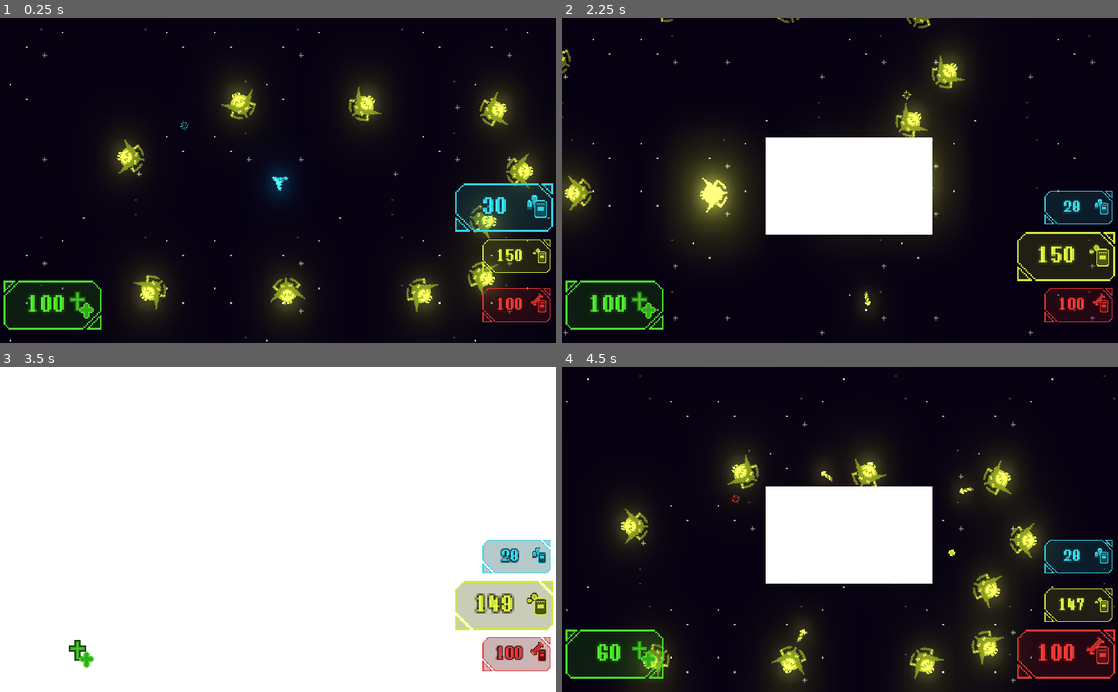
Above: before the commit, frames 1-4 (two rows, left to right).
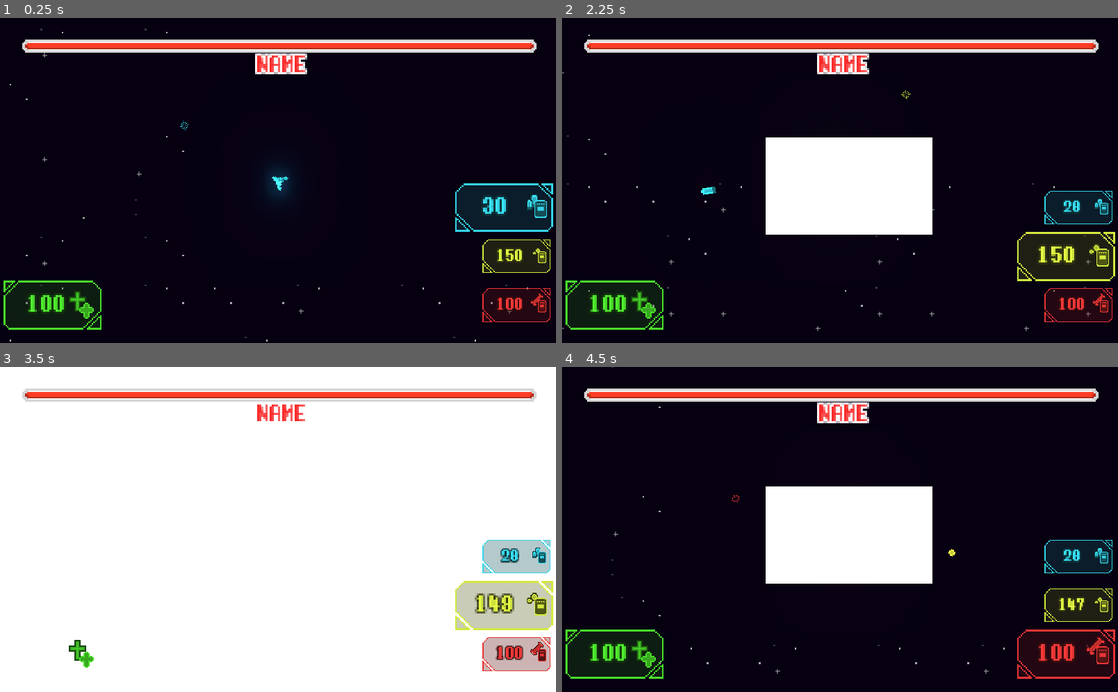
Above: after the commit, the same moments.

Repository: NxKuma/sample
Game: Godot game, scene res://Player/Debug.tscn
Two runs of this game, one before a commit and one after it. Both use one fixed random seed, a clock stepped at 60 frames per second and the inputs below.
Inputs (mouse positions are in pixels of both pictures, inside the frame that each line leads up to):
- Up to frame 1 (0.25 s): no input
- Up to frame 2 (2.25 s): tap Enter at 0.5 s; move the mouse to (962, 164) at 0.52 s; hold D (ui_right) 0.53-1.28 s; tap Shift (Boost) at 0.6 s; click (962, 164) at 0.67 s; move the mouse to (728, 196) at 1.27 s; hold Down (ui_down) 1.28-2.03 s; tap Space (shoot) at 1.35, 2 s; move the mouse to (895, 109) at 2.02 s; hold D (ui_right) from 2.03 s (still down); tap Tab (swap) at 2.1 s
- Up to frame 3 (3.5 s): move the mouse to (250, 594) at 2.77 s; release D (ui_right) at 2.78 s; hold Up (ui_up) from 2.78 s (still down); tap Shift (Boost) at 2.85 s; click (250, 594) at 2.92 s
- Up to frame 4 (4.5 s): move the mouse to (1006, 578) at 3.52 s; release Up (ui_up) at 3.53 s; hold Space (shoot) 3.53-4.28 s; hold Left (ui_left) from 3.53 s (still down); tap Enter at 4.25 s; move the mouse to (673, 480) at 4.27 s; tap Tab (swap) at 4.35 s

The runs differ from the first frame. In frame 1, 12% of the frame differs, in the area x 4-99%, y 3-94%; in frame 2, 13%; in frame 3, 3.2%; in frame 4, 14%, in the area x 0-100%, y 0-100%.
Error after the commit: Invalid get index '0' (on base: 'Array'). (res://Enemy_Base.gd:23)

Commit message:
Changed Something

Diff:
--- a/Galaga/Enemy_Base.gd
+++ b/Galaga/Enemy_Base.gd
@@ -15,15 +15,7 @@
 var health_bar = []
 
 # Called when the node enters the scene tree for the first time.
-func _ready():
-	for bar in bars.get_children():
-		health_bar.append(bar)
-		bar.visible = false
 
-	health_bar[skin].get_child(1).text = boss_name
-	$Sprite.frame = skin
-	modulate = color[skin]
-	print(String(boss_name))
 
 
 # Called every frame. 'delta' is the elapsed time since the previous frame.
--- a/Galaga/Player/Debug.tscn
+++ b/Galaga/Player/Debug.tscn
@@ -1,9 +1,8 @@
-[gd_scene load_steps=7 format=2]
+[gd_scene load_steps=6 format=2]
 
 [ext_resource path="res://Player/Player_V2.tscn" type="PackedScene" id=1]
 [ext_resource path="res://PNG/BG.png" type="Texture" id=2]
 [ext_resource path="res://Misc/Camera.tscn" type="PackedScene" id=3]
-[ext_resource path="res://Enemy/Enemy.tscn" type="PackedScene" id=4]
 [ext_resource path="res://Boss.tscn" type="PackedScene" id=5]
 
 [sub_resource type="RectangleShape2D" id=1]
@@ -20,30 +19,6 @@
 
 [node name="BG" type="Node2D" parent="."]
 position = Vector2( 1040, -3424 )
-
-[node name="BG" type="Sprite" parent="BG"]
-scale = Vector2( 3, 3 )
-texture = ExtResource( 2 )
-region_enabled = true
-region_rect = Rect2( 0, 0, 800, 800 )
-
-[node name="BG2" type="Sprite" parent="BG/BG"]
-position = Vector2( 800, 0 )
-texture = ExtResource( 2 )
-region_enabled = true
-region_rect = Rect2( 0, 0, 800, 800 )
-
-[node name="BG3" type="Sprite" parent="BG/BG"]
-position = Vector2( 800, 800 )
-texture = ExtResource( 2 )
-region_enabled = true
-region_rect = Rect2( 0, 0, 800, 800 )
-
-[node name="BG4" type="Sprite" parent="BG/BG"]
-position = Vector2( 0, 800 )
-texture = ExtResource( 2 )
-region_enabled = true
-region_rect = Rect2( 0, 0, 800, 800 )
 
 [node name="BG2" type="Sprite" parent="BG"]
 position = Vector2( -4792, 0 )
@@ -165,43 +140,3 @@
 [node name="Boss" parent="." instance=ExtResource( 5 )]
 position = Vector2( 3093.62, -2319.2 )
 scale = Vector2( 12, 12 )
-
-[node name="Enemy" parent="." instance=ExtResource( 4 )]
-position = Vector2( 397.352, -127.961 )
-speed = 0
-
-[node name="Enemy2" parent="." instance=ExtResource( 4 )]
-position = Vector2( 156.707, -136.78 )
-speed = 0
-
-[node name="Enemy3" parent="." instance=ExtResource( 4 )]
-position = Vector2( -68.8188, -139.3 )
-speed = 0
-
-[node name="Enemy4" parent="." instance=ExtResource( 4 )]
-position = Vector2( -271.666, -42.2864 )
-speed = 0
-
-[node name="Enemy5" parent="." instance=ExtResource( 4 )]
-position = Vector2( -232.609, 202.138 )
-speed = 0
-
-[node name="Enemy6" parent="." instance=ExtResource( 4 )]
-position = Vector2( 16.8558, 204.658 )
-speed = 0
-
-[node name="Enemy7" parent="." instance=ExtResource( 4 )]
-position = Vector2( 262.54, 207.178 )
-speed = 0
-
-[node name="Enemy8" parent="." instance=ExtResource( 4 )]
-position = Vector2( 378.453, 72.3664 )
-speed = 0
-
-[node name="Enemy9" parent="." instance=ExtResource( 4 )]
-position = Vector2( 375.933, 176.94 )
-speed = 0
-
-[node name="Enemy16" parent="." instance=ExtResource( 4 )]
-position = Vector2( 445.229, -17.088 )
-speed = 0
